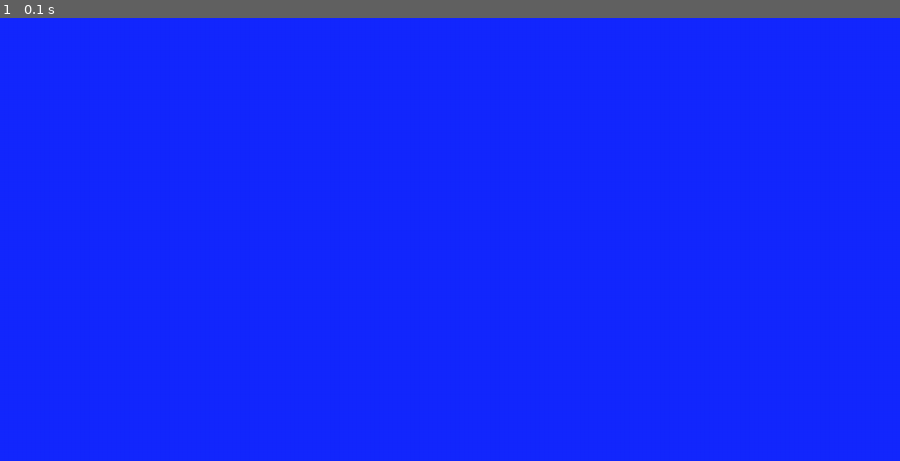
Above: before the commit, frame 1.
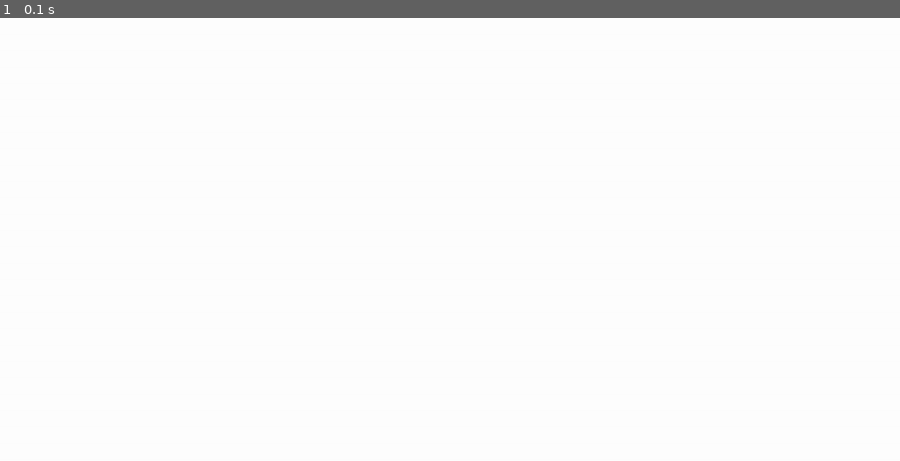
Above: after the commit, the same moment.

Repository: RH14526/pygame_n_e_r
Game: pygame game, started from main.py
The game is run twice, just before and just after one commit, with the same random seed, the same clock (stepped at 60 frames per second) and the same inputs.
Inputs:
- Up to frame 1 (0.1 s): no input

The runs differ from the first frame. In frame 1, 100% of the frame differs, in the area x 0-100%, y 0-100%.

Commit message:
second commit

Diff:
--- a/constans.py
+++ b/constans.py
@@ -1,3 +1,3 @@
 WINDOW_WIDTH = 1300
 WINDOW_HEIGHT = 640
-SCREEN_COLOR = (20, 40, 255)
+SCREEN_COLOR = (255, 255, 255)
